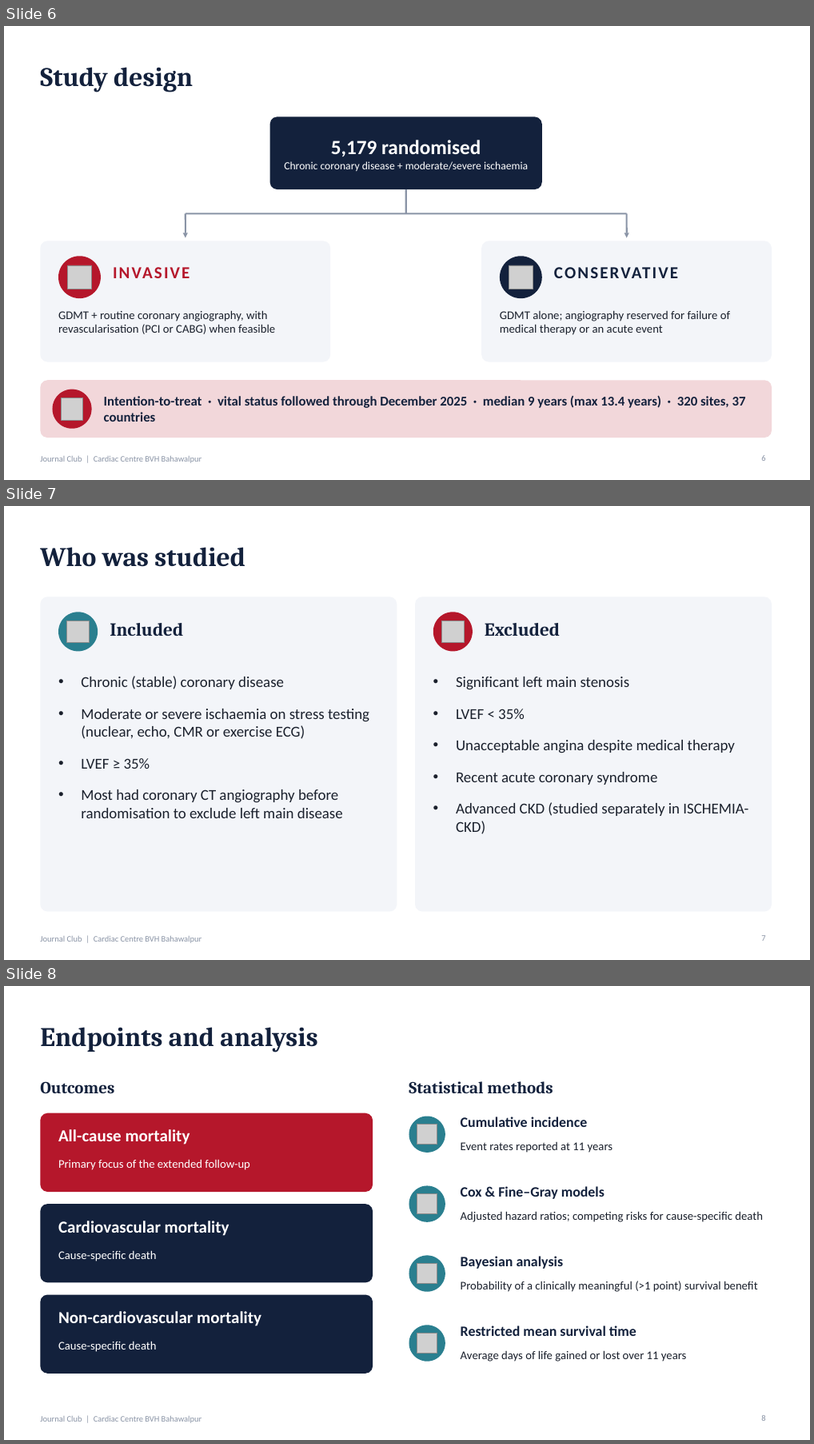
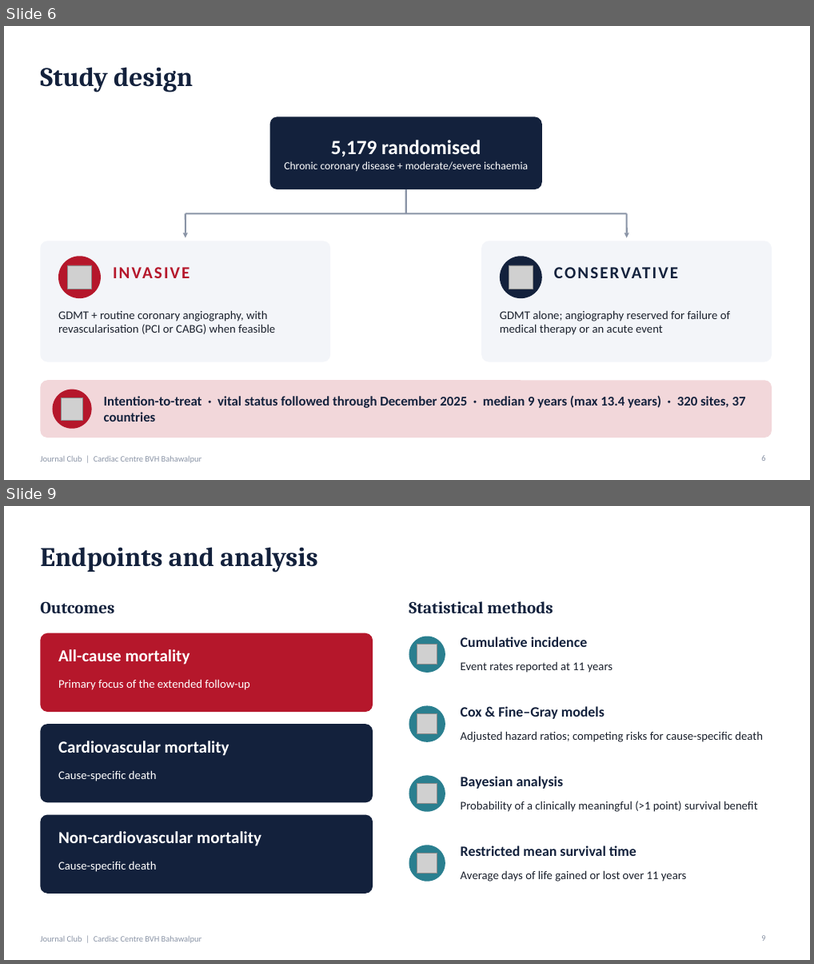
Before and after one commit to Waqar-msx9t/cs8630-A, a slide deck: ISCHEMIA-EXTEND_Journal_Club.pptx. Shown one above the other, each under a label of ours: slides 6, 7 and 8 before the commit, slides 6 and 9 after it; the slides between them are not shown. The pictures are 814x1444 and 814x964 pixels, drawn with LibreOffice and Linux fonts; fonts in the diff are those of the drawing; grey boxes stand for pictures. Boxes give left, top, right and bottom in pixels: in the first picture for what was removed or moved away, otherwise in the second. Text is boxed around its words. In the diff, an @@ line names an element or a change of style, - is before the commit and + after.

```diff
--- a/ISCHEMIA-EXTEND_Journal_Club.pptx
+++ b/ISCHEMIA-EXTEND_Journal_Club.pptx
@@ slide 7 removed at <box>4,506,810,960</box>, background #FFFFFF; not listed: 1 template element that a slide beside it also shows @@
@@ title removed at <box>40,547,246,567</box> @@
-Who was studied
@@ rounded rectangle removed at <box>40,596,398,912</box> @@
@@ rounded rectangle removed at <box>415,596,772,912</box> @@
@@ ellipse removed at <box>58,612,98,651</box> @@
@@ picture removed at <box>67,620,89,642</box> @@
@@ text removed at <box>110,623,183,636</box> @@
-Included
@@ ellipse removed at <box>434,612,473,651</box> @@
@@ picture removed at <box>442,620,464,642</box> @@
@@ text removed at <box>485,623,560,636</box> @@
-Excluded
@@ text removed at <box>81,676,370,818</box> @@
-• Chronic (stable) coronary disease
-• Moderate or severe ischaemia on stress testing (nuclear, echo, CMR or exercise ECG)
-• LVEF ≥ 35%
-• Most had coronary CT angiography before randomisation to exclude left main disease
@@ text removed at <box>456,676,749,834</box> @@
-• Significant left main stenosis
-• LVEF < 35%
-• Unacceptable angina despite medical therapy
-• Recent acute coronary syndrome
-• Advanced CKD (studied separately in ISCHEMIA-CKD)
@@ page number removed at <box>762,935,766,940</box> @@
-7
@@ what was slide 8 is now slide 9 @@
```
Also in this commit, not shown: 2 slides changed, 4 slides added, 1 other slide removed.
